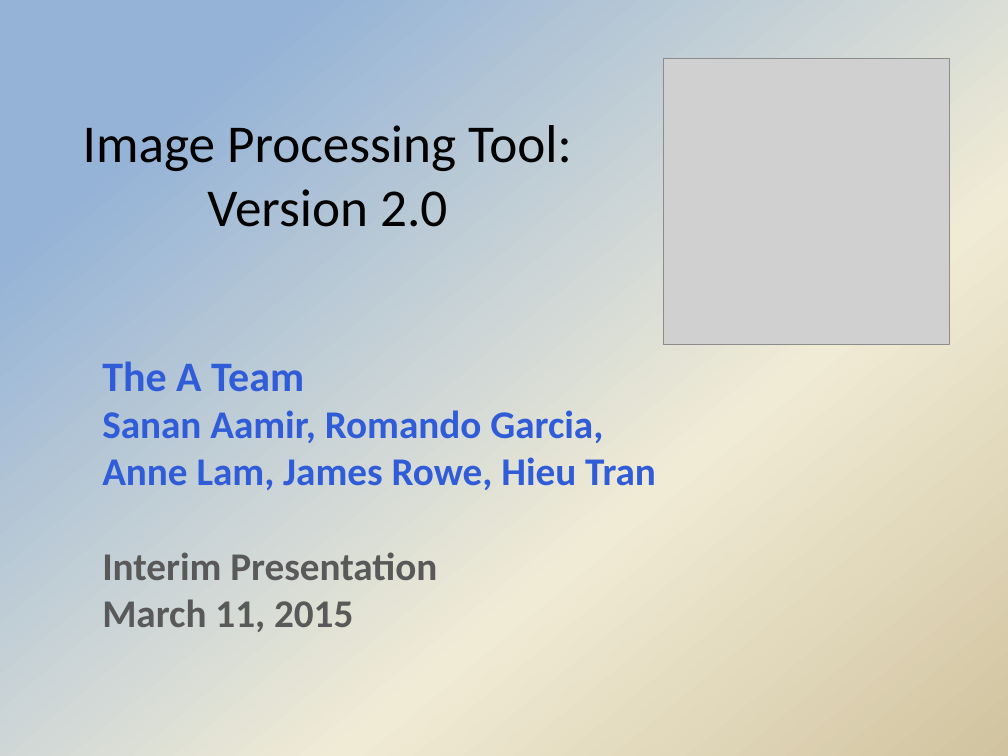
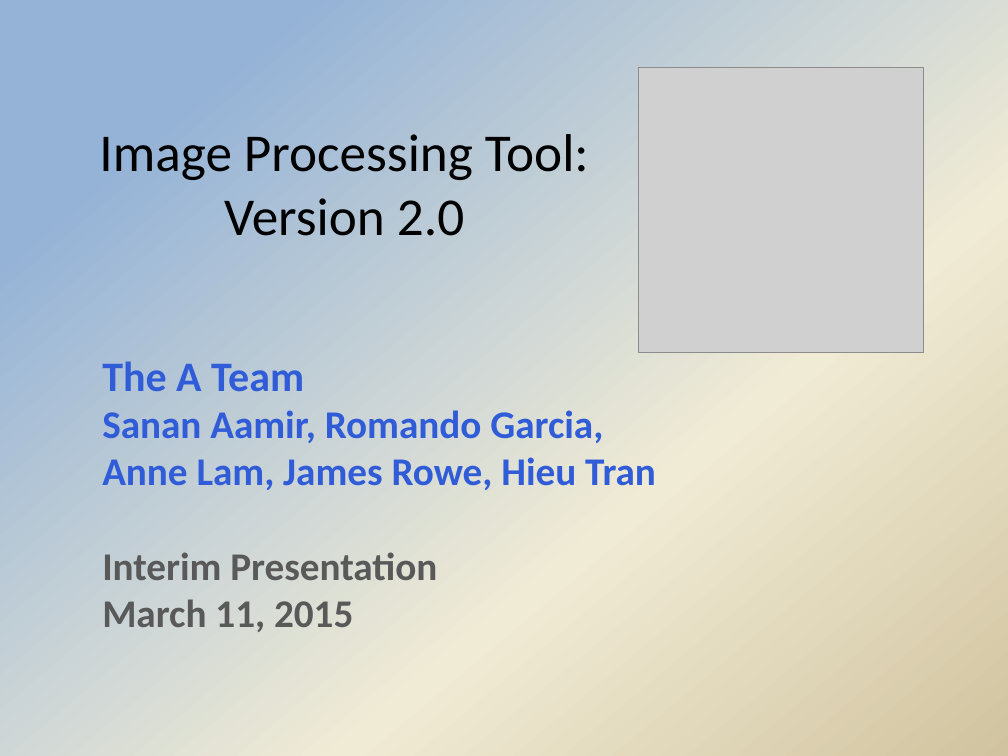
Before and after one commit to Hdtran89/ImageProcessing, a slide deck: slide 1 of A Team Documents/Interim presentation.pptx. Drawn at 1008x756 pixels with LibreOffice and Linux fonts; fonts in the diff are those of the drawing; grey boxes stand for pictures; background and template pictures are left out. Boxes give left, top, right and bottom in pixels: in the first picture for what was removed or moved away, otherwise in the second. Text is boxed around its words. In the diff, an @@ line names an element or a change of style, - is before the commit and + after.

```diff
--- a/A Team Documents/Interim presentation.pptx
+++ b/A Team Documents/Interim presentation.pptx
@@ picture: place and size @@
-picture at (663,58,949,344)
+picture at (638,68,923,353)
@@ title "Image Processing Tool: Version 2.0": place and size @@
-title "Image Processing Tool: Version 2.0" at (83,125,572,227)
+title "Image Processing Tool: Version 2.0" at (99,134,589,236)
```
Also in this commit, not shown: 5 other slides changed, 3 slides added.
